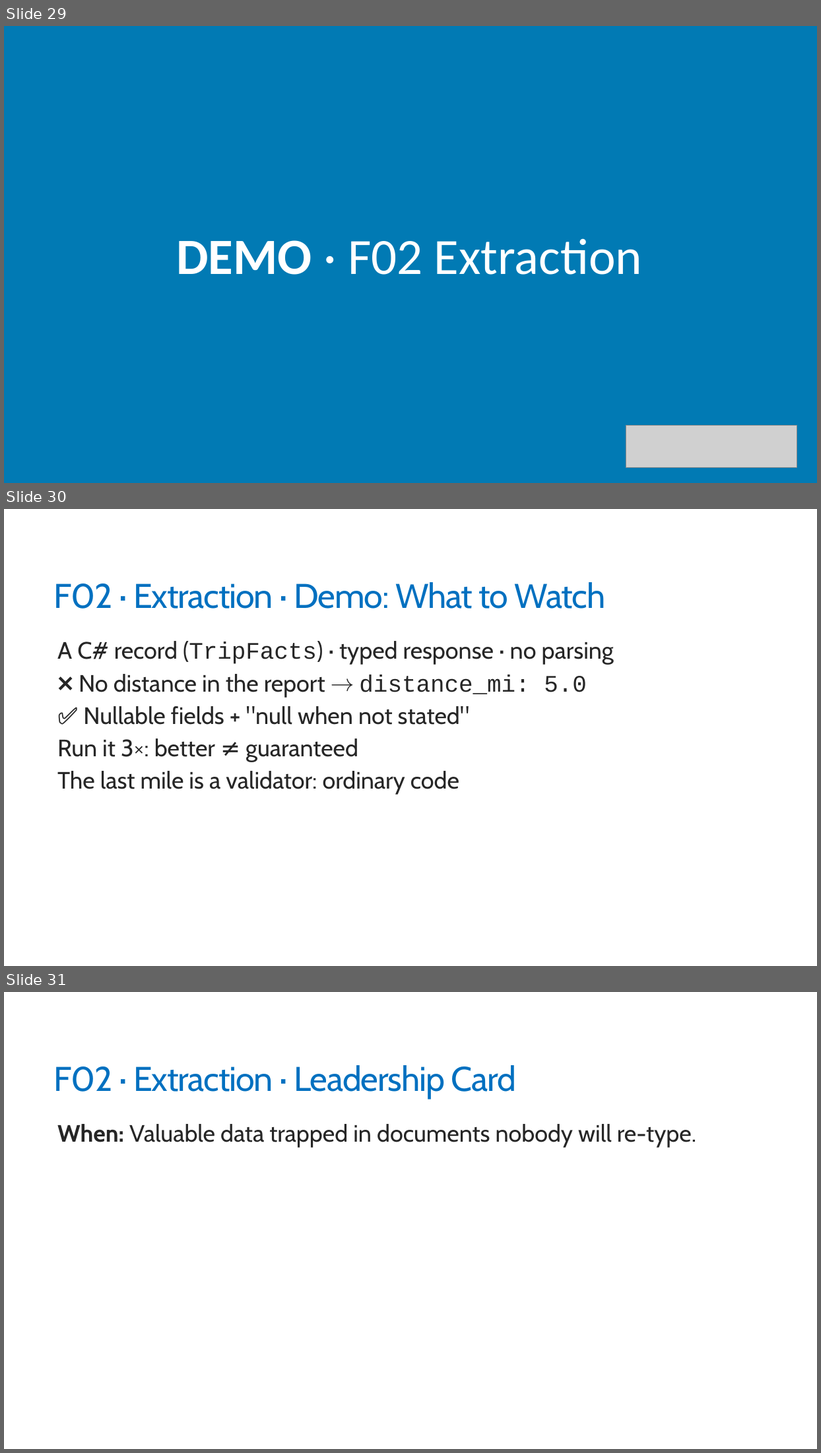
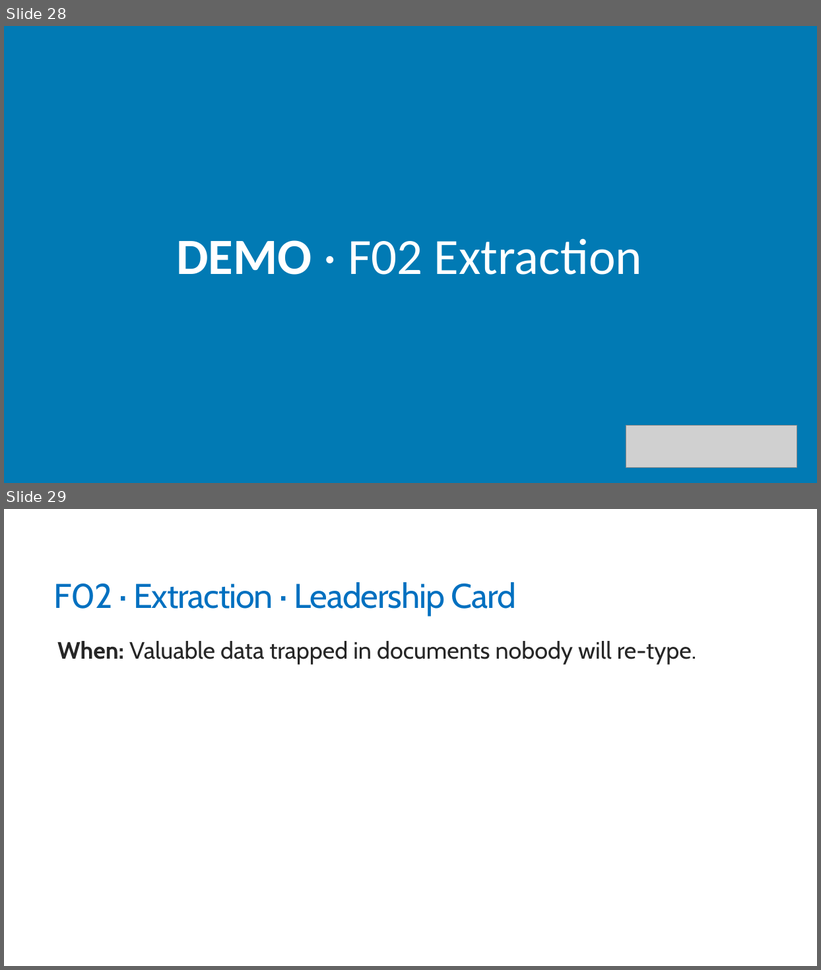
Before and after one commit to trailheadtechnology/10-ai-features-workshop, a slide deck: modules/M1-understanding/M1-understanding.pptx. Shown one above the other, each under a label of ours: slides 29, 30 and 31 before the commit, slides 28 and 29 after it. The pictures are 821x1453 and 821x970 pixels, drawn with LibreOffice and Linux fonts; fonts in the diff are those of the drawing; grey boxes stand for pictures. Boxes give left, top, right and bottom in pixels: in the first picture for what was removed or moved away, otherwise in the second. Text is boxed around its words. In the diff, an @@ line names an element or a change of style, - is before the commit and + after.

```diff
--- a/modules/M1-understanding/M1-understanding.pptx
+++ b/modules/M1-understanding/M1-understanding.pptx
@@ slide 30 removed at [4, 509, 817, 966], background #FFFFFF @@
@@ title removed at [54, 582, 605, 609] @@
-F02 · Extraction · Demo: What to Watch
@@ text removed at [57, 641, 614, 795] @@
-  A C# record (TripFacts) · typed response · no parsing
-  ❌ No distance in the report → distance_mi: 5.0
-  ✅ Nullable fields + "null when not stated"
-  Run it 3×: better ≠ guaranteed
-  The last mile is a validator: ordinary code
@@ what was slide 29 is now slide 28 @@
@@ what was slide 31 is now slide 29 @@
```
Also in this commit, not shown: 2 other slides removed, 3 other files.
